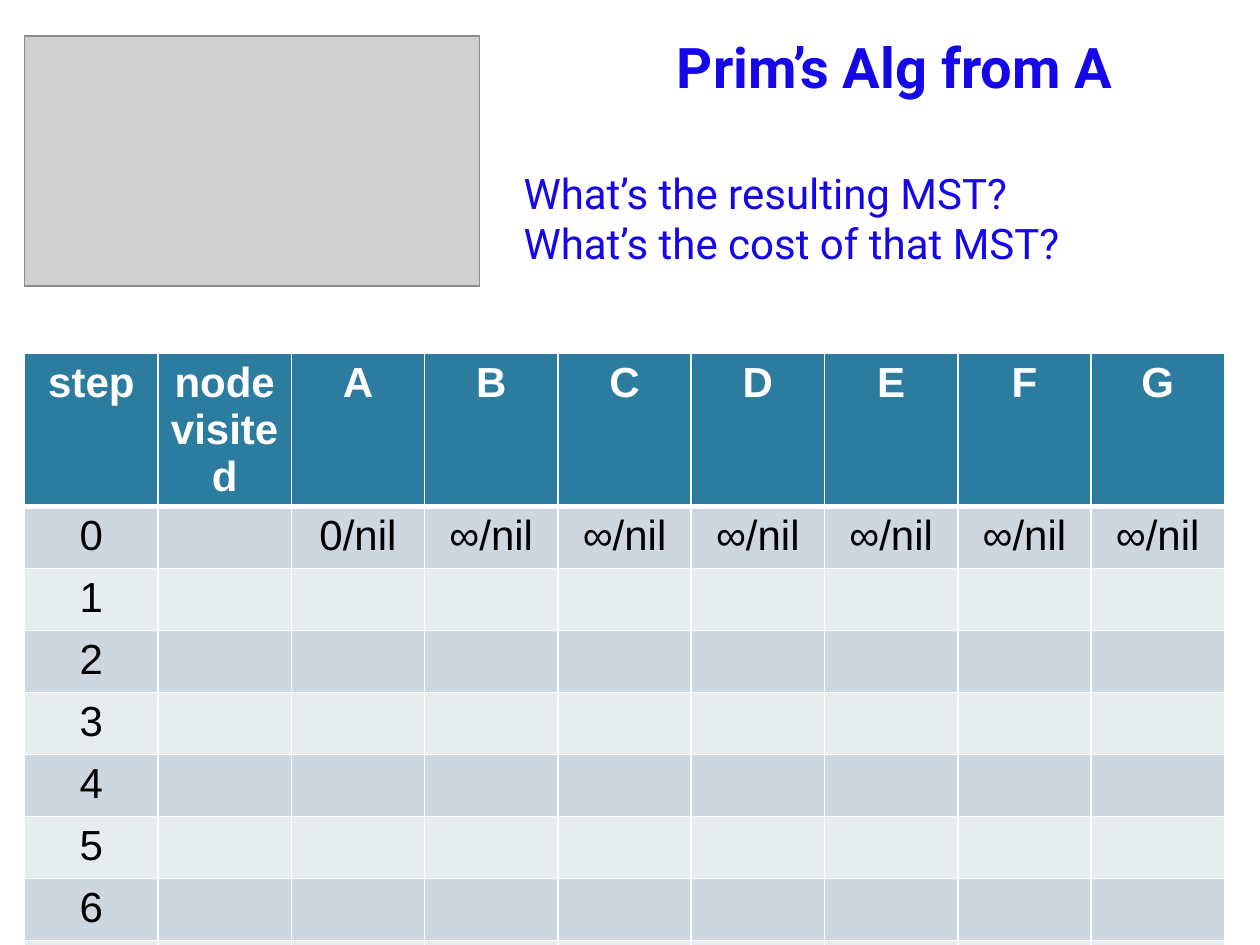
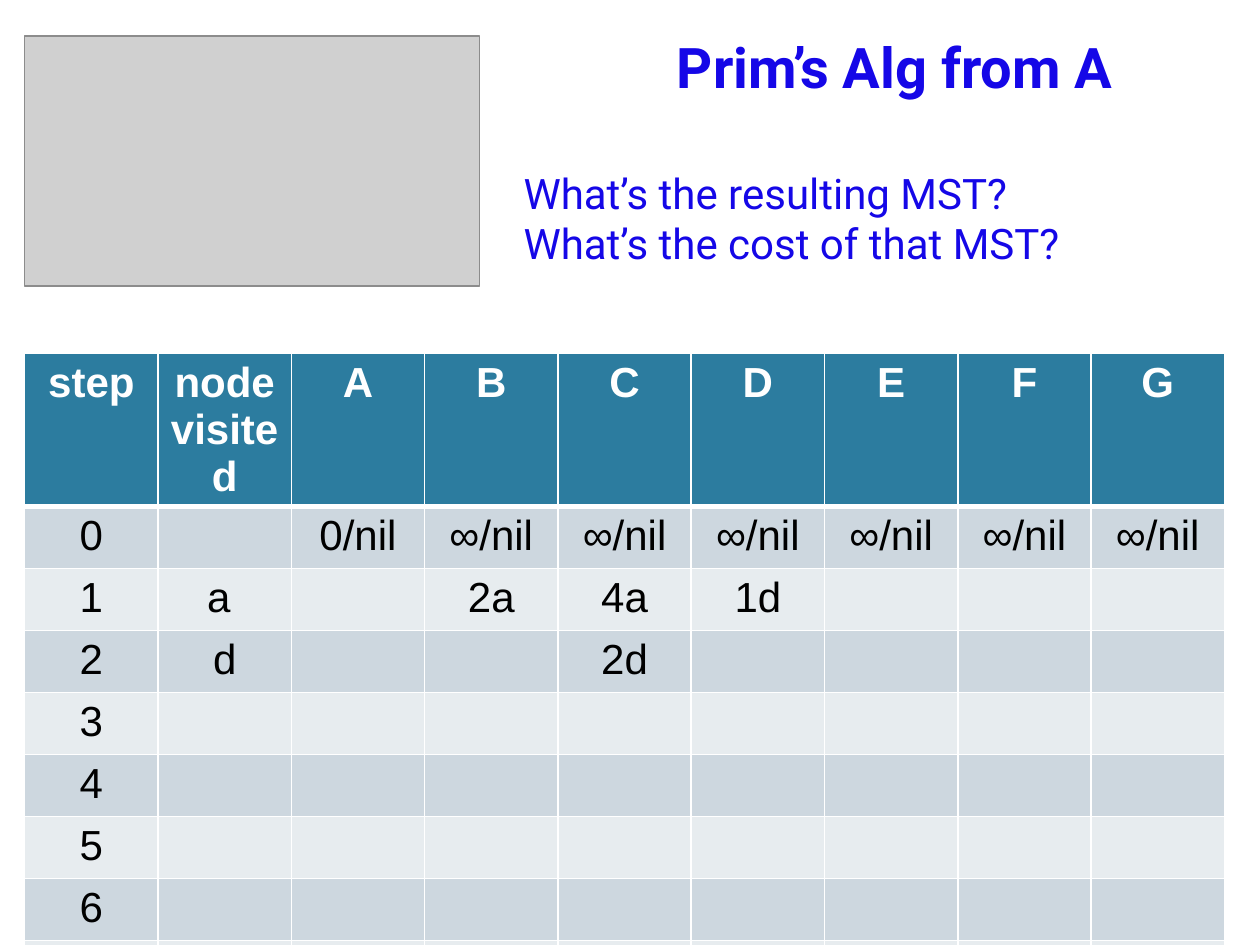
Before and after one commit to anhvir/c207, a slide deck: slide 18 of ws6.pptx. Drawn at 1260x945 pixels with LibreOffice and Linux fonts; fonts in the diff are those of the drawing; grey boxes stand for pictures; background and template pictures are left out. Boxes give left, top, right and bottom in pixels: in the first picture for what was removed or moved away, otherwise in the second. Text is boxed around its words. In the diff, an @@ line names an element or a change of style, - is before the commit and + after.

```diff
--- a/ws6.pptx
+++ b/ws6.pptx
@@ table at (25, 354, 1227, 927) @@
-row 3: 1 |  |  |  |  |  |  |  | 
+row 3: 1 | a |  | 2a | 4a | 1d |  |  | 
-row 4, column 2: 
+row 4, column 2: d
-row 4, column 5: 
+row 4, column 5: 2d
```
Also in this commit, not shown: 9 other slides changed, 2 other files.
